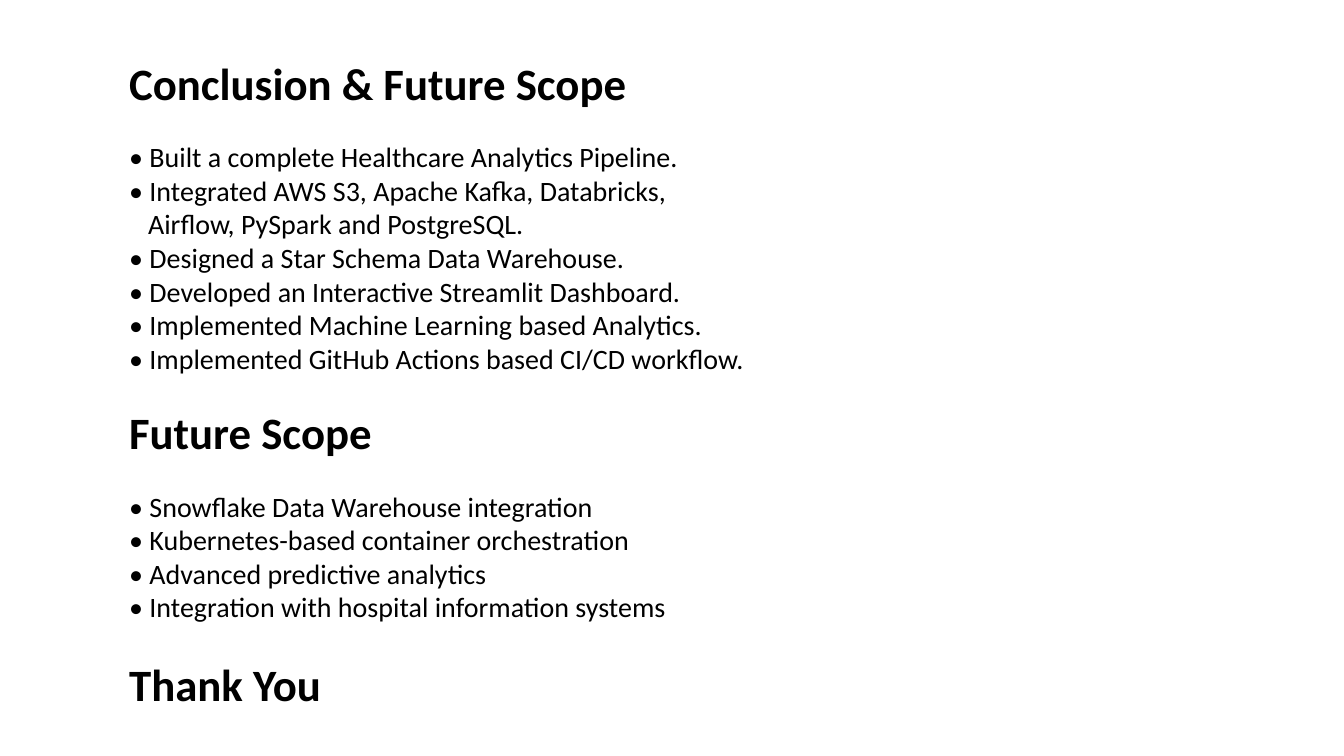
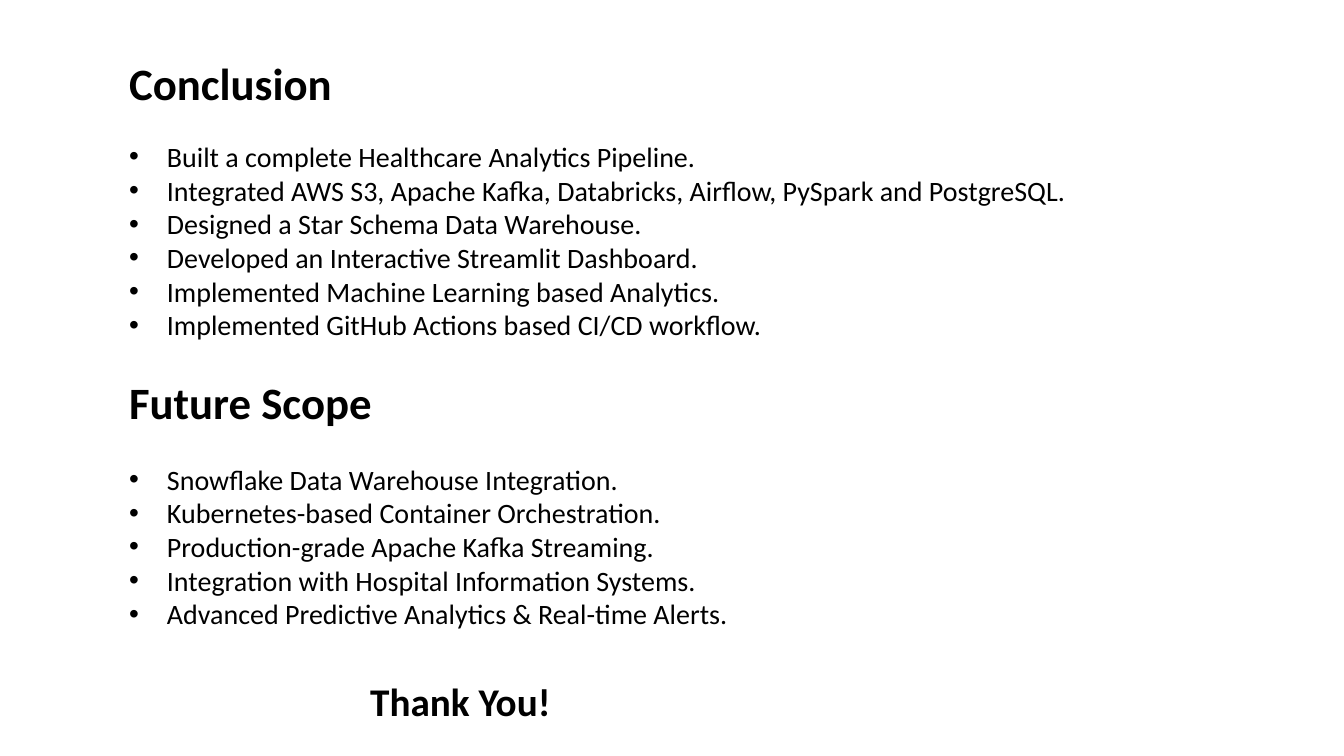
Before and after one commit to arpit-systems/healthcare-analytics-pipeline, a slide deck: slide 15 of PGDDE_Capstone_Healthcare_Analytics_Pipeline_IITJ.pptx (slide 14 before the commit). Drawn at 1344x756 pixels with LibreOffice and Linux fonts; fonts in the diff are those of the drawing. Boxes give left, top, right and bottom in pixels: in the first picture for what was removed or moved away, otherwise in the second. Text is boxed around its words. In the diff, an @@ line names an element or a change of style, - is before the commit and + after.

Commit message:
Finalize IITJ Capstone Project presentation
Finalized the Healthcare Analytics Pipeline Capstone Project for IIT Jodhpur PGDDE submission.

Updates include:
- Final project presentation (PPT) revisions and formatting improvements
- Updated cover slide with group details and project subtitle
- Refined project architecture, key results, conclusion, and future scope sections
- Added final project resources and submission links
- Completed documentation and repository updates for final submission

Project: Healthcare Analytics Pipeline for MediCare Hospital
An End-to-End Scalable Data Engineering & Analytics Platform

```diff
--- a/PGDDE_Capstone_Healthcare_Analytics_Pipeline_IITJ.pptx
+++ b/PGDDE_Capstone_Healthcare_Analytics_Pipeline_IITJ.pptx
@@ text at (129, 68, 1065, 340): text changed @@
-Conclusion & Future Scope
-• Built a complete Healthcare Analytics Pipeline.
-• Integrated AWS S3, Apache Kafka, Databricks,
-Airflow, PySpark and PostgreSQL.
-• Designed a Star Schema Data Warehouse.
-• Developed an Interactive Streamlit Dashboard.
-• Implemented Machine Learning based Analytics.
-• Implemented GitHub Actions based CI/CD workflow.
+Conclusion
+• Built a complete Healthcare Analytics Pipeline.
+• Integrated AWS S3, Apache Kafka, Databricks, Airflow, PySpark and PostgreSQL.
+• Designed a Star Schema Data Warehouse.
+• Developed an Interactive Streamlit Dashboard.
+• Implemented Machine Learning based Analytics.
+• Implemented GitHub Actions based CI/CD workflow.
@@ text at (167, 470, 727, 717): text changed @@
-• Snowflake Data Warehouse integration
-• Kubernetes-based container orchestration
-• Advanced predictive analytics
-• Integration with hospital information systems
-Thank You
+• Snowflake Data Warehouse Integration.
+• Kubernetes-based Container Orchestration.
+• Production-grade Apache Kafka Streaming.
+• Integration with Hospital Information Systems.
+• Advanced Predictive Analytics & Real-time Alerts.
+Thank You!
```
Also in this commit, not shown: 3 other slides changed, 1 slide added.
